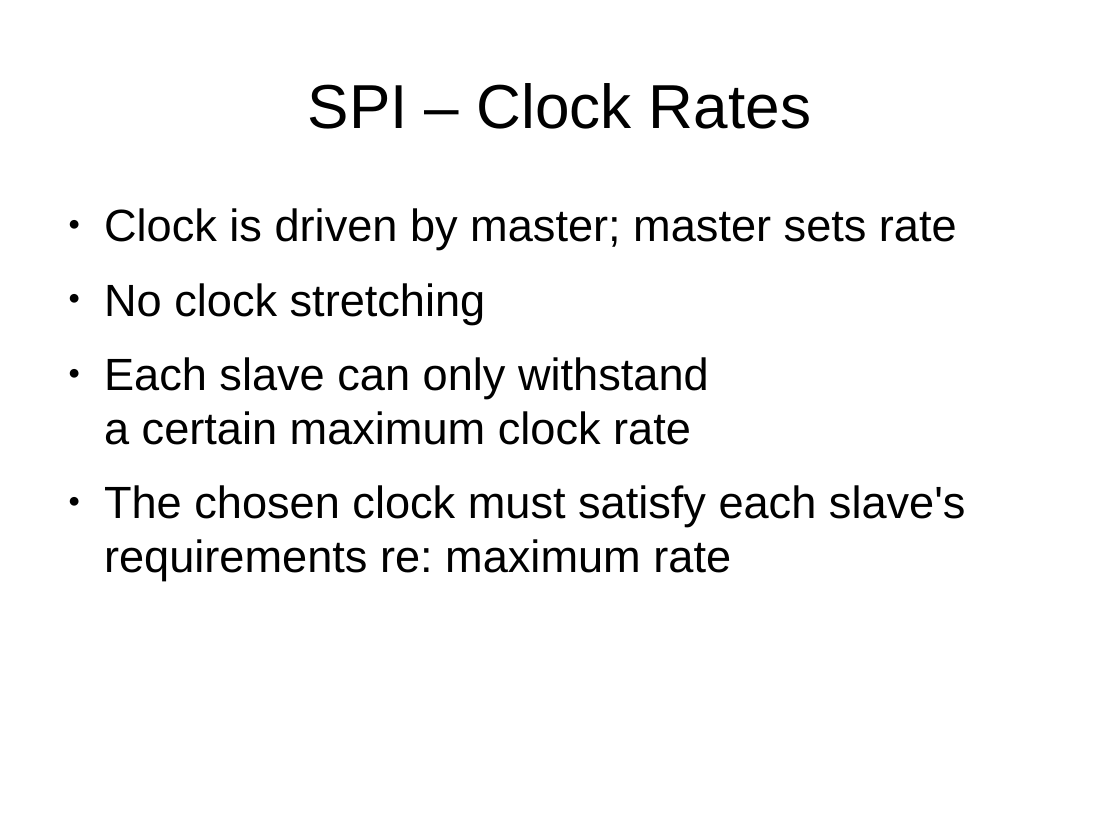
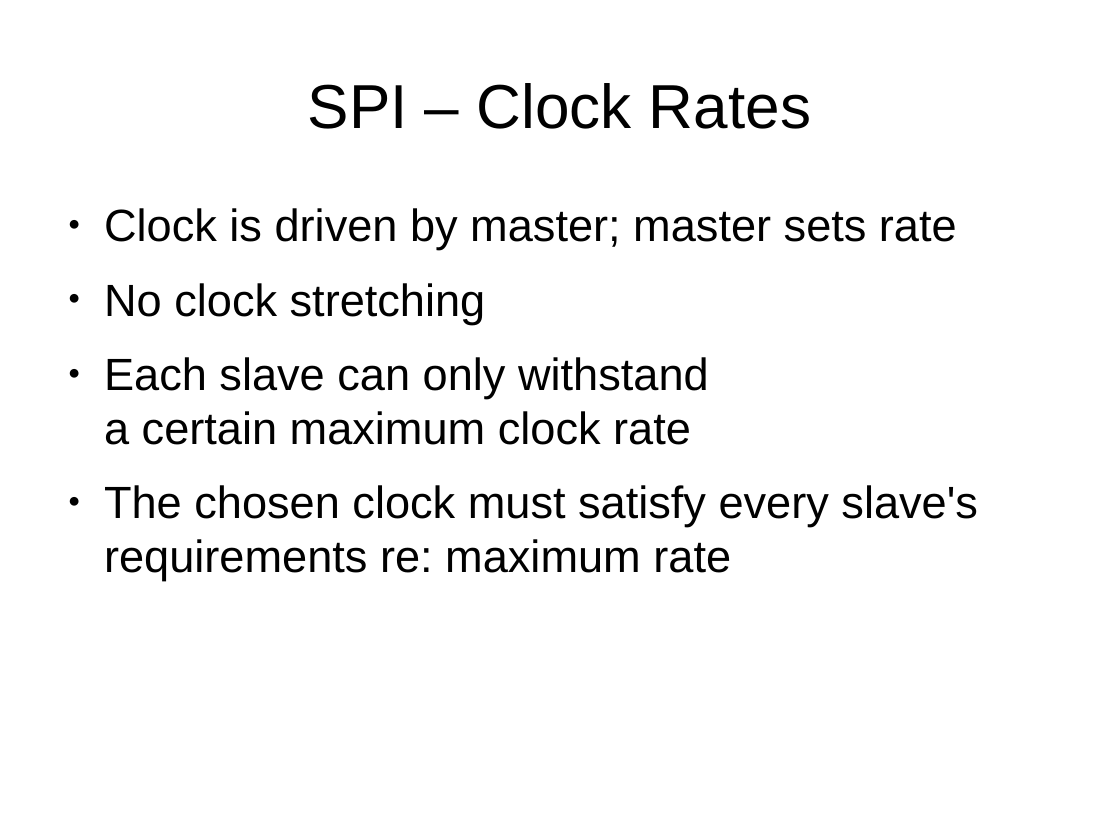
Before and after one commit to swarren/presentations, a slide deck: slide 34 of bus-protocols/bus-protocols.odp. Drawn at 1120x840 pixels with LibreOffice and Linux fonts; fonts in the diff are those of the drawing. Boxes give left, top, right and bottom in pixels: in the first picture for what was removed or moved away, otherwise in the second. Text is boxed around its words. In the diff, an @@ line names an element or a change of style, - is before the commit and + after.

```diff
--- a/bus-protocols/bus-protocols.odp
+++ b/bus-protocols/bus-protocols.odp
@@ text at (104,485,978,581): text changed @@
-● The chosen clock must satisfy each slave's requirements re: maximum rate
+● The chosen clock must satisfy every slave's requirements re: maximum rate
```
Also in this commit, not shown: 16 other slides changed, 1 other file.
